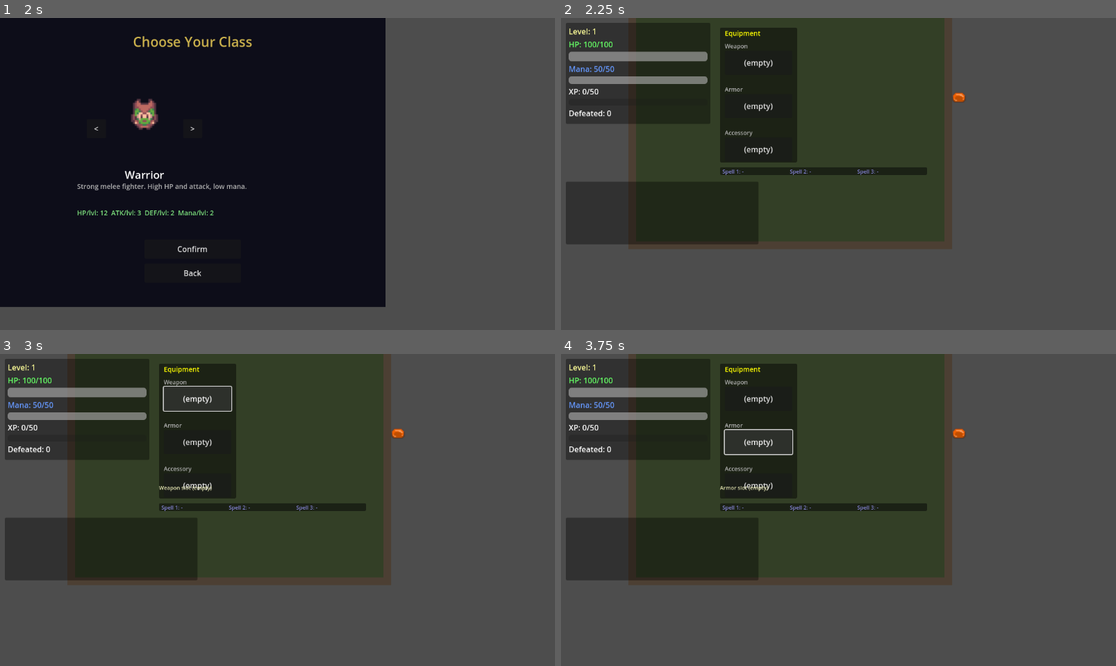
Above: before the commit, frames 1-4 (two rows, left to right).
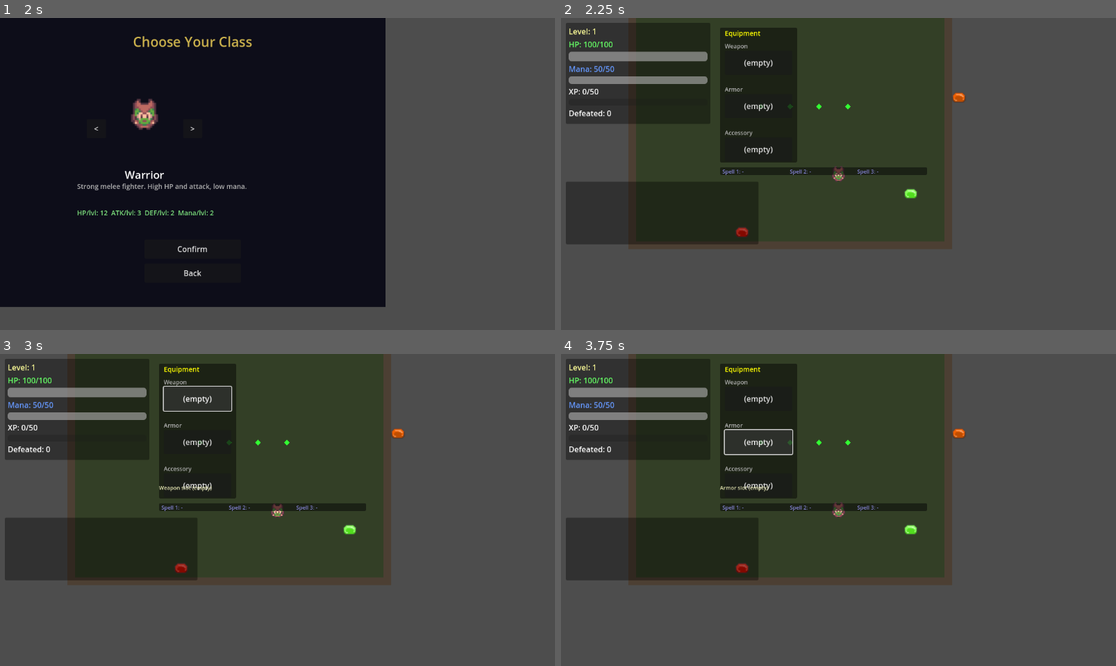
Above: after the commit, the same moments.

Repository: SFMiner/DeepGame_MVP
Game: Godot game, scene res://scenes/splash_screen.tscn
The game is run twice, just before and just after one commit, with the same random seed, the same clock (stepped at 60 frames per second) and the same inputs.
Inputs (mouse positions are in pixels of both pictures, inside the frame that each line leads up to):
- Up to frame 1 (2 s): tap Enter at 0.5 s; move the mouse to (399, 158) at 0.52 s; hold D (move_right) 0.53-1.25 s; tap Z (attack_melee) at 0.6 s; click (399, 158) at 0.67 s; click "New Game" at 1.25 s
- Up to frame 2 (2.25 s): click "Confirm" at 2 s
- Up to frame 3 (3 s): click "(empty)" at 2.75 s
- Up to frame 4 (3.75 s): click "(empty)" at 3.5 s

Frame 1 is identical in both runs. In frame 2, 0.2% of the frame differs, in the area x 31-65%, y 27-71%; in frame 3, 0.2%; in frame 4, 0.2%.

Commit message:
Fix: move floor/wall polygons behind player/enemies via move_child()

Diff:
--- a/scripts/Main.gd
+++ b/scripts/Main.gd
@@ -29,6 +29,7 @@
 		Vector2(-hw, -hh), Vector2(hw, -hh), Vector2(hw, hh), Vector2(-hw, hh)
 	])
 	add_child(floor)
+	move_child(floor, 0)
 
 	var wall_color: Color = Color(0.3, 0.25, 0.2, 1.0)
 	var wt: int = WALL_THICKNESS
@@ -45,6 +46,7 @@
 	])
 	wall.position = pos
 	add_child(wall)
+	move_child(wall, 0)
 
 func _setup_navigation() -> void:
 	var nav_region: NavigationRegion2D = NavigationRegion2D.new()
